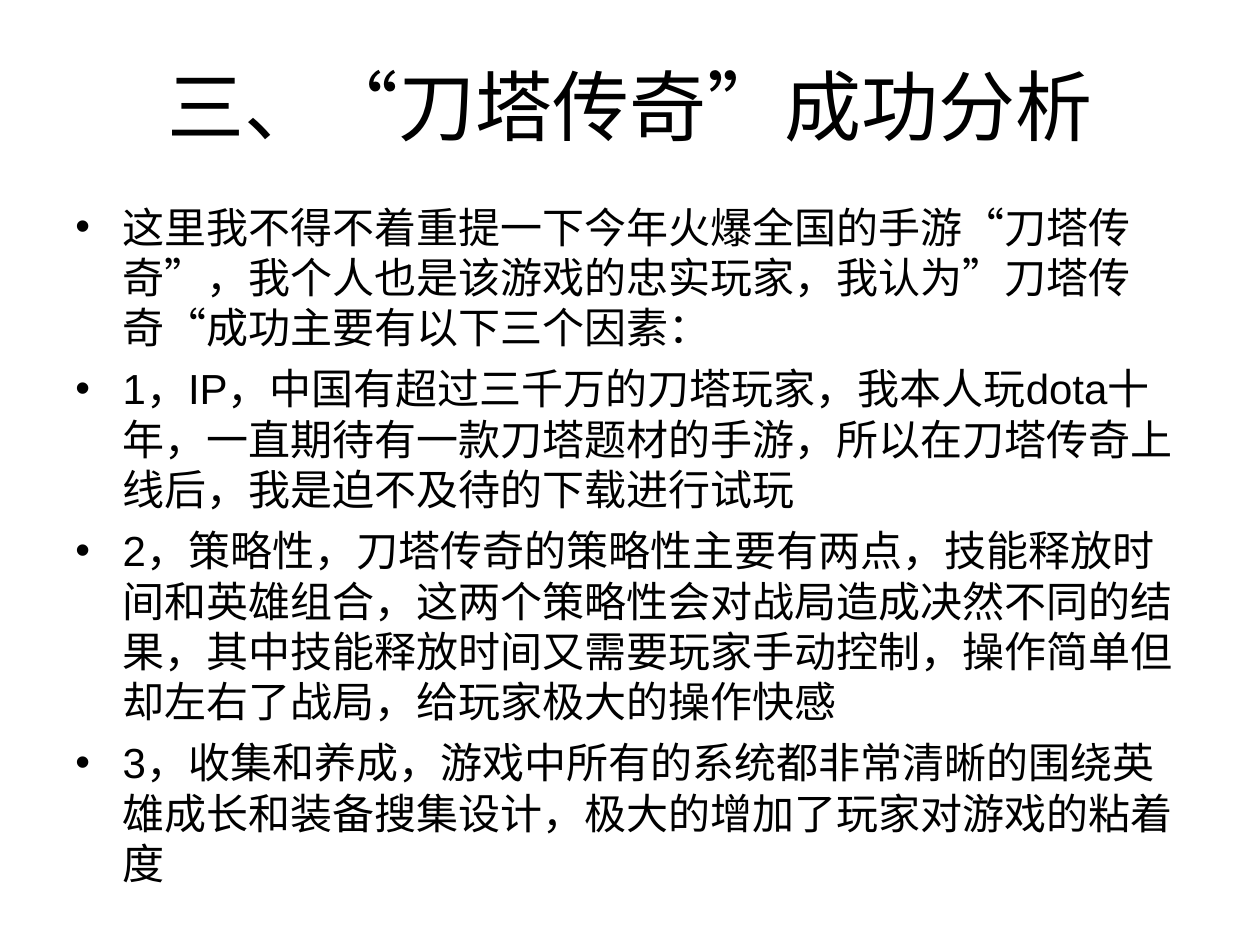
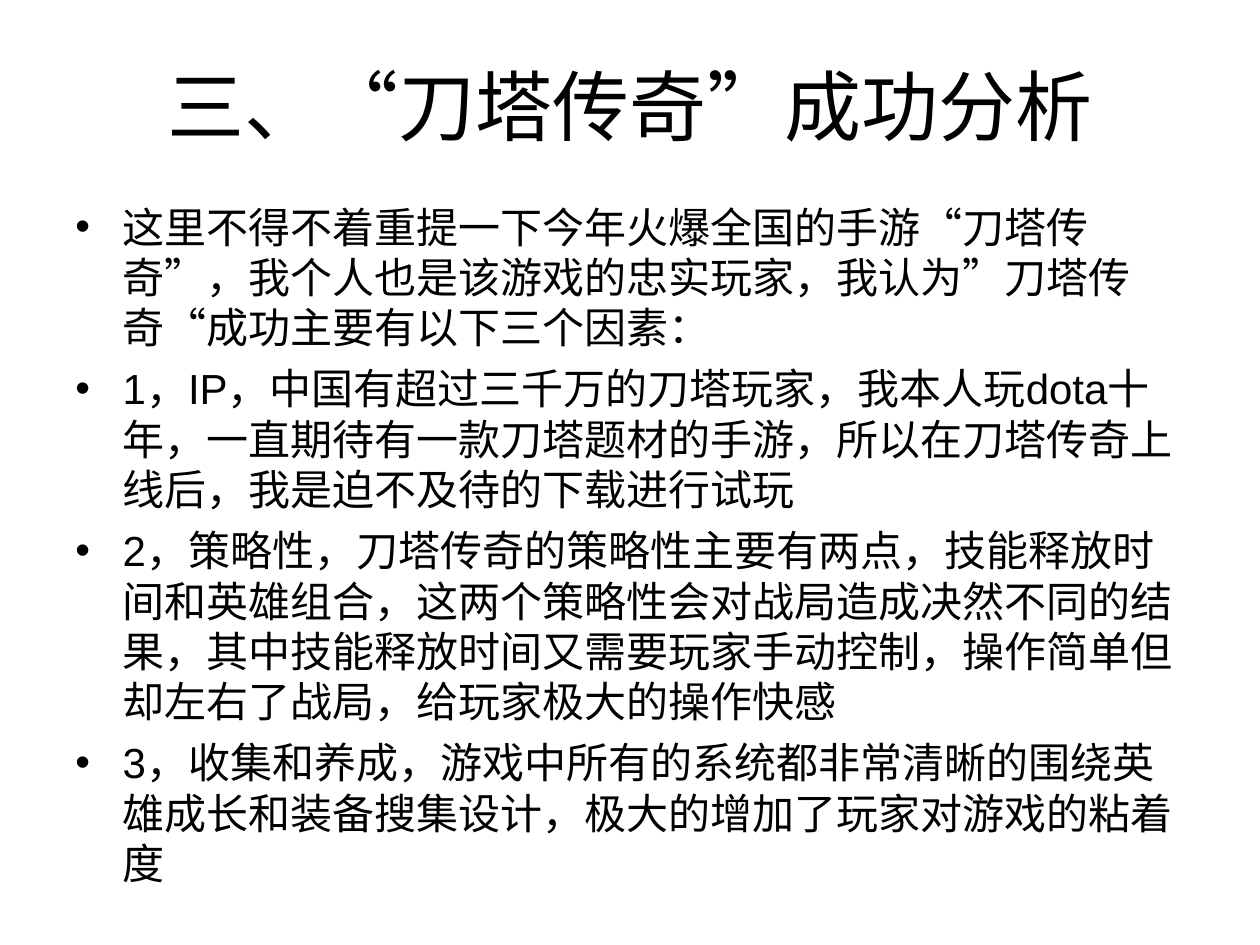
Before and after one commit to caihan1984/demov1, a slide deck: slide 7 of Assets/document/y3商业计划书.ppt. Drawn at 1260x945 pixels with LibreOffice and Linux fonts; fonts in the diff are those of the drawing. Boxes give left, top, right and bottom in pixels: in the first picture for what was removed or moved away, otherwise in the second. Text is boxed around its words. In the diff, an @@ line names an element or a change of style, - is before the commit and + after.

```diff
--- a/Assets/document/y3商业计划书.ppt
+++ b/Assets/document/y3商业计划书.ppt
@@ text at [123,207,1131,347]: text changed @@
-• 这里我不得不着重提一下今年火爆全国的手游“刀塔传奇”，我个人也是该游戏的忠实玩家，我认为”刀塔传奇“成功主要有以下三个因素：
+• 这里不得不着重提一下今年火爆全国的手游“刀塔传奇”，我个人也是该游戏的忠实玩家，我认为”刀塔传奇“成功主要有以下三个因素：
```
Also in this commit, not shown: 8 other slides changed, 3 slides added.
